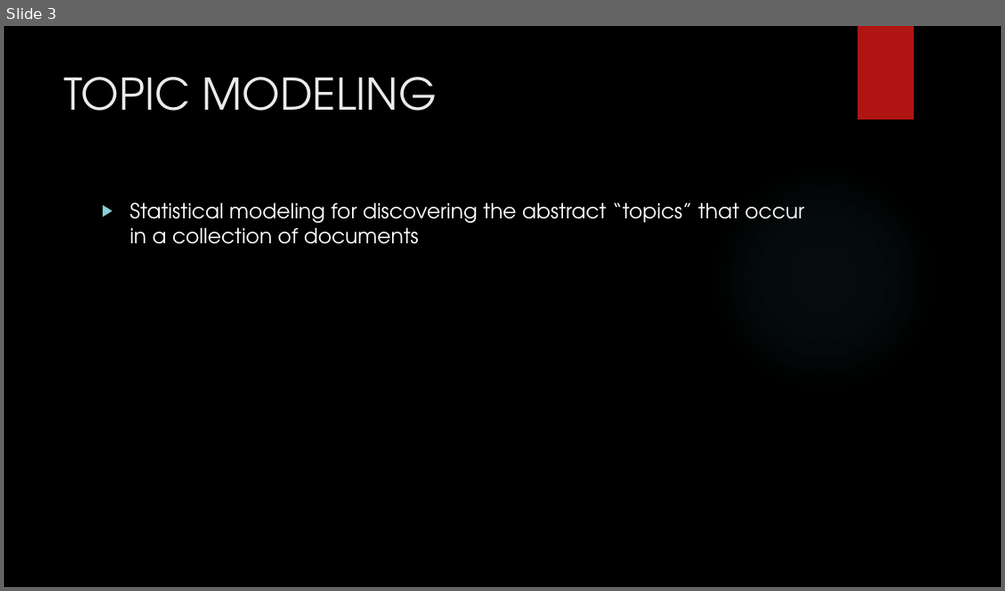
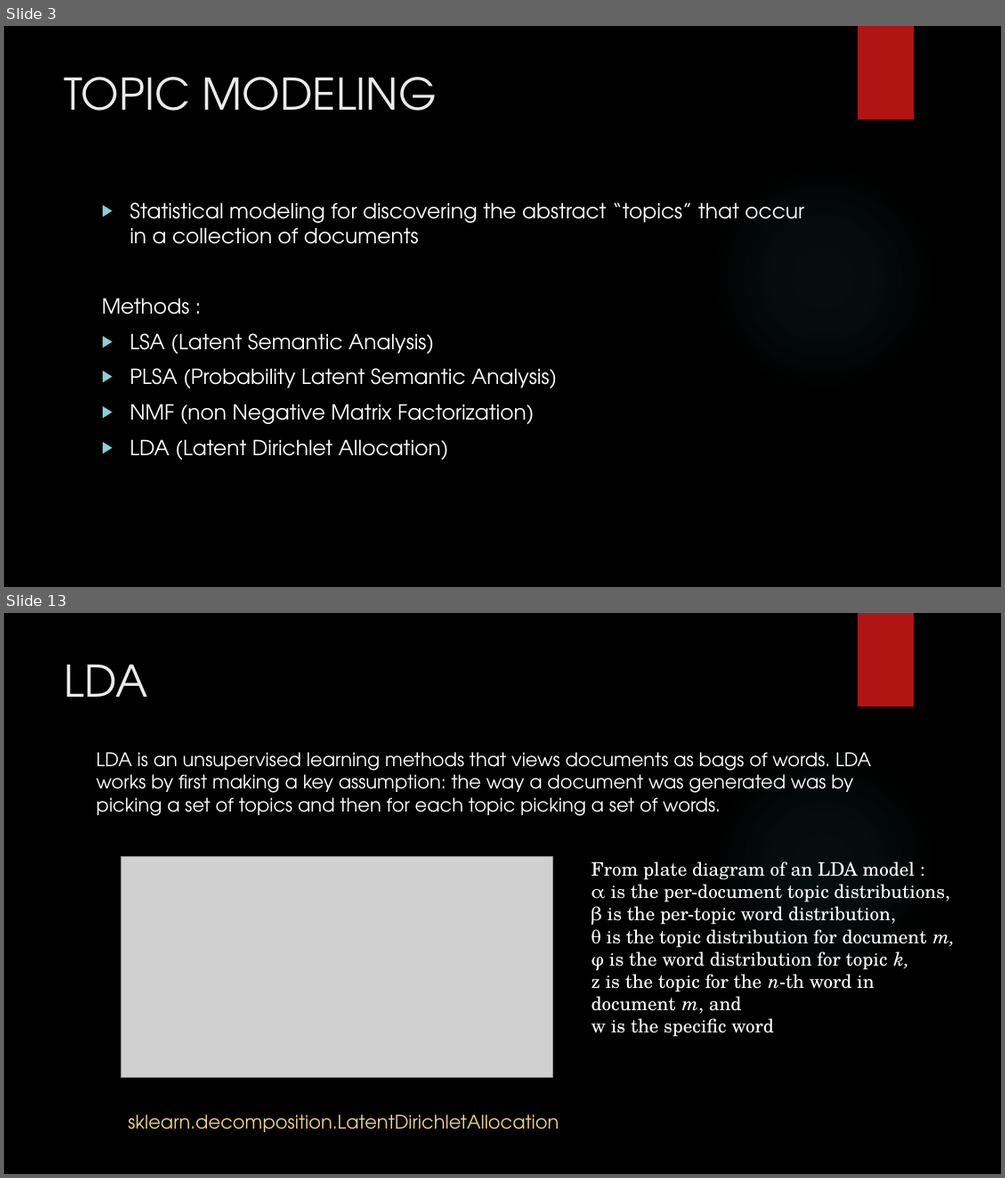
Before and after one commit to mdja/topic_model, a slide deck: Topic Modeling NIPS paper.pptx. Shown one above the other, each under a label of ours: slide 3 before the commit, slides 3 and 13 after it; the slides between them are not shown. The pictures are 1005x591 and 1005x1178 pixels, drawn with LibreOffice and Linux fonts; fonts in the diff are those of the drawing; grey boxes stand for pictures; background and template pictures are left out. Boxes give left, top, right and bottom in pixels: in the first picture for what was removed or moved away, otherwise in the second. Text is boxed around its words. In the diff, an @@ line names an element or a change of style, - is before the commit and + after.

```diff
--- a/Topic Modeling NIPS paper.pptx
+++ b/Topic Modeling NIPS paper.pptx
@@ slide 13 added at box(4, 613, 1001, 1174), background picture (left out); not listed: 2 template elements that a slide beside it also shows @@
@@ title added at box(65, 664, 148, 697), 42 pt, text #EBEBEB @@
+LDA
@@ text added at box(97, 752, 871, 816), 18 pt, text #FFFFFF @@
+LDA is an unsupervised learning methods that views documents as bags of words. LDA works by first making a key assumption: the way a document was generated was by picking a set of topics and then for each topic picking a set of words.
@@ picture added at box(121, 857, 552, 1078) @@
@@ text added at box(591, 861, 955, 1037), 18 pt, text #FFFFFF @@
+From plate diagram of an LDA model :
+α is the per-document topic distributions,
+β is the per-topic word distribution,
+θ is the topic distribution for document m,
+φ is the word distribution for topic k,
+z is the topic for the n-th word in document m, and
+w is the specific word
@@ text added at box(128, 1114, 558, 1132), 18 pt, text #F0D47F @@
+sklearn.decomposition.LatentDirichletAllocation
@@ slide 3 changed as well @@
@@ text at box(102, 297, 557, 459): paragraphs added @@
+Methods :
+▶ LSA (Latent Semantic Analysis)
+▶ PLSA (Probability Latent Semantic Analysis)
+▶ NMF (non Negative Matrix Factorization)
+▶ LDA (Latent Dirichlet Allocation)
```
Also in this commit, not shown: 2 other slides changed, 12 other slides added, 1 slide removed, 2 other files.
